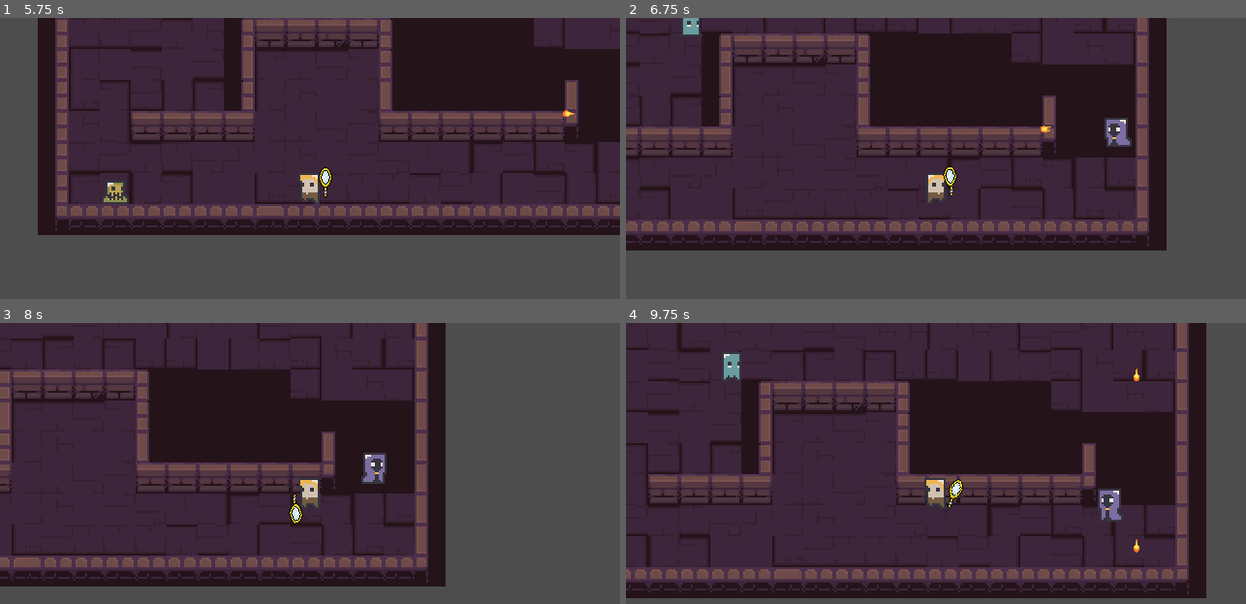
Above: before the commit, frames 1-4 (two rows, left to right).
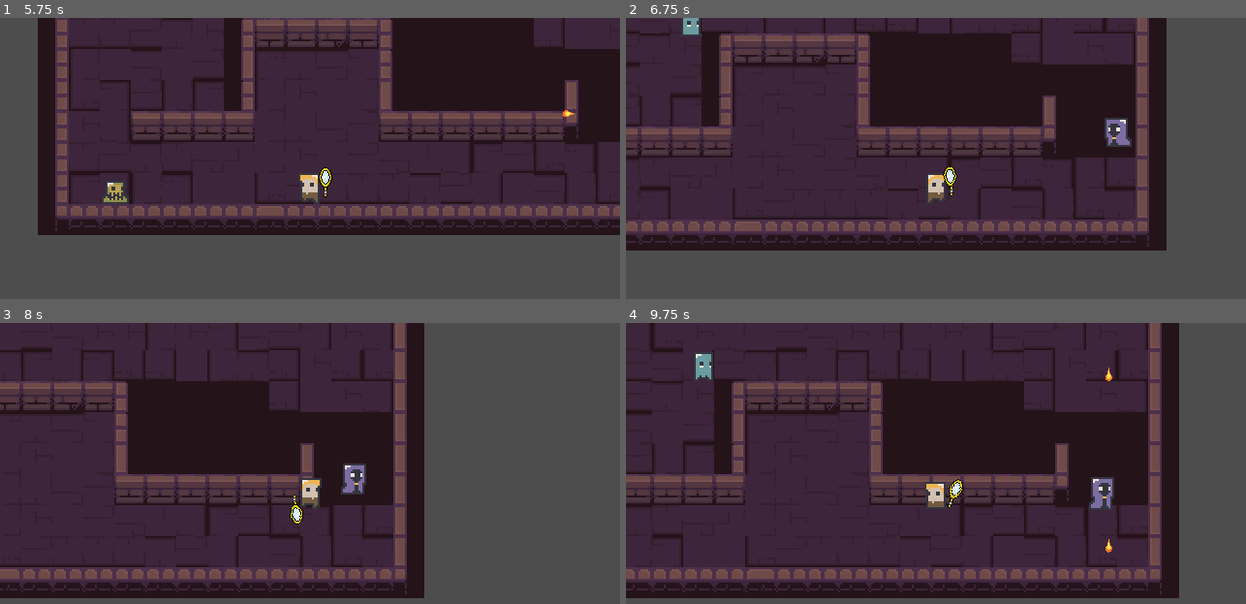
Above: after the commit, the same moments.

Repository: Z3BINI/mirror-attack
Game: Godot game, scene res://scenes/levels/test_level.tscn
Two runs of this game, one before a commit and one after it. Both use one fixed random seed, a clock stepped at 60 frames per second and the inputs below. The project has no main scene, so this scene is started directly.
Inputs (mouse positions are in pixels of both pictures, inside the frame that each line leads up to):
- Up to frame 1 (5.75 s): tap Enter at 0.5 s; move the mouse to (446, 175) at 0.52 s; hold D (move_right) 0.53-1.28 s; tap F (dash) every 1.5 s from 0.6 to 5.1 s; move the mouse to (186, 209) at 1.27 s; hold S (move_down) 1.28-2.03 s; tap Shift (sprint) at 1.35, 2.85, 4.35 s; tap Space at 2 s; move the mouse to (372, 116) at 2.02 s; hold D (move_right) 2.03-2.78 s; move the mouse to (279, 262) at 2.77 s; hold W (move_up) 2.78-3.53 s; move the mouse to (496, 245) at 3.52 s; hold A (move_left) 3.53-5.03 s; move the mouse to (124, 138) at 4.27 s; move the mouse to (341, 192) at 5.02 s; hold S (move_down) from 5.03 s (still down)
- Up to frame 2 (6.75 s): tap Enter at 5.75 s; move the mouse to (843, 105) at 5.77 s; release S (move_down) at 5.78 s; hold D (move_right) 5.78-6.53 s; tap Shift (sprint) at 5.85 s; move the mouse to (1072, 175) at 6.52 s; hold W (move_up) from 6.53 s (still down); tap F (dash) at 6.6 s
- Up to frame 3 (8 s): move the mouse to (186, 514) at 7.27 s; release W (move_up) at 7.28 s; hold D (move_right) from 7.28 s (still down); tap Shift (sprint) at 7.35 s
- Up to frame 4 (9.75 s): move the mouse to (998, 421) at 8.02 s; release D (move_right) at 8.03 s; hold S (move_down) 8.03-8.78 s; tap F (dash) at 8.1, 9.6 s; move the mouse to (905, 567) at 8.77 s; hold A (move_left) 8.78-9.53 s; tap Shift (sprint) at 8.85 s; move the mouse to (1122, 550) at 9.52 s; hold W (move_up) from 9.53 s (still down)

Frame 1 is identical in both runs. In frame 2, less than 0.1% of the frame differs, in the area x 66-69%, y 38-41%; in frame 3, 26%, in the area x 0-72%, y 0-98%; in frame 4, 21%.

Commit message:
Fixed bullet existance bugg

Diff:
--- a/scripts/projectiles/fire_ball.gd
+++ b/scripts/projectiles/fire_ball.gd
@@ -20,7 +20,7 @@
 	rotation = linear_velocity.angle()
 	direction = linear_velocity.normalized()
 
-	if bounce_counter == MAX_BOUNCE or existance_time == MAX_EXISTANCE_TIME:
+	if bounce_counter == MAX_BOUNCE or existance_time >= MAX_EXISTANCE_TIME:
 		destroy()
 
 func _on_body_entered(body):
